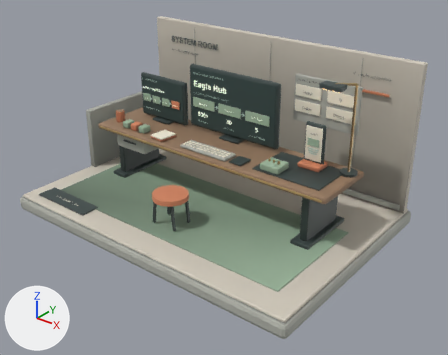
Renders of the glTF model models/system-room.glb from each side of a commit.
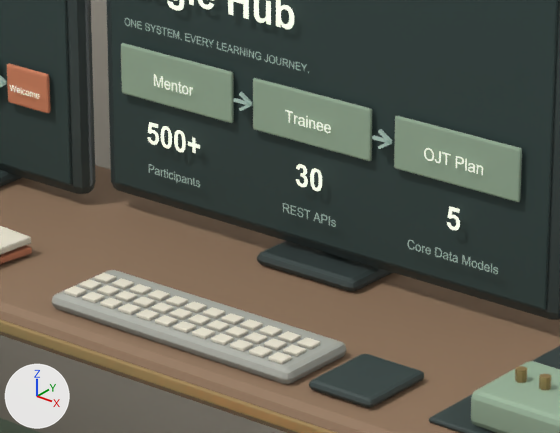
The first picture shows the older version from a camera (50 mm lens) standing at (8.63, -10.3, 7.19) and looking at (0.47, -0.1, 0.86). The close-ups show the older and then the newer version on the part from 38% to 62% of the width and 25% to 48% of the height of that picture. Only the edits that show in the close-ups are written down. The lights are fixed; the arrows at lower left show +X, +Y and +Z. Where no turn or scale is listed for an object, it has been applied to the vertices. Vertices at exactly the same position are counted once.

The scene before the commit, as lines of its bpy script (objects in view):
```python
me_eagle_eyebrow_001 = bpy.data.meshes.new('Eagle_Eyebrow.001')
me_eagle_eyebrow_001.from_pydata(...)  # 4167 vertices, 4073 faces; spans x -1.08..1.08, y -0.01..0.01, z -0.63..0.63
me_eagle_eyebrow_001.materials.append(mat_09_ui_muted)
me_eagle_title_001 = bpy.data.meshes.new('Eagle_Title.001')
me_eagle_title_001.from_pydata(...)  # 1957 vertices, 1915 faces; spans x -1.03..1.03, y -0.01..0.01, z -0.44..0.44
me_eagle_title_001.materials.append(mat_10_ui_light)
me_立方体_055 = bpy.data.meshes.new('立方体.055')
me_立方体_055.from_pydata(...)  # 100 vertices, 192 faces; spans x -3.92..3.92, y -2.67..2.67, z -1.83..1.83
me_立方体_055.materials.append(mat_01_plaster)
ob_01_architecture__01_plaster = bpy.data.objects.new('01_Architecture__01_Plaster', me_立方体_055)
ob_01_architecture__01_plaster.location = (0.0, 0.0, 1.79)
ob_03_eagle_hub__09_ui_muted = bpy.data.objects.new('03_Eagle_Hub__09_UI_Muted', me_eagle_eyebrow_001)
ob_03_eagle_hub__09_ui_muted.location = (-0.004, 0.662, 2.313)
ob_03_eagle_hub__10_ui_light = bpy.data.objects.new('03_Eagle_Hub__10_UI_Light', me_eagle_title_001)
ob_03_eagle_hub__10_ui_light.location = (-0.043, 0.659, 2.289)
# also in view: '03_Eagle_Hub__08_Screen_Ink' at (0.05, 0.71, 2.3); '05_Build_Prototype__03_Graphite' at (2.26, 0.41, 2.3); '03_Eagle_Hub__03_Graphite' at (0.05, 0.31, 2.26); '04_Automation__05_Terracotta' at (-1.93, 0.13, 1.76); '02_Furniture__11_Brass' at (0.0, -0.53, 1.35)
```
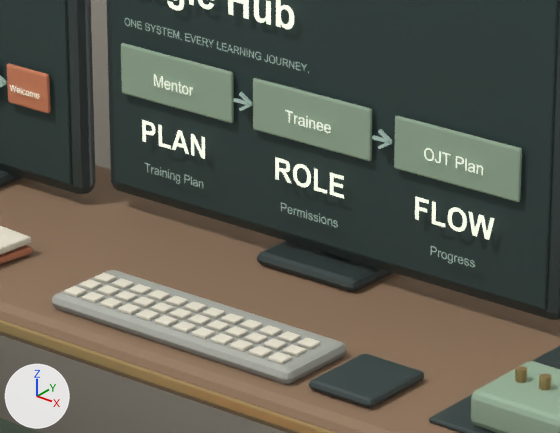
Where the newer file only moved an object's origin or applied its transform, the numbers keep the older frame.

Boxes (x1, y1, x2, y2) around the edits, measured in the close-ups (560 x 433 px; the box of a moved part takes in the faces that stretch with it):
'03_Eagle_Hub__10_UI_Light', reshaped: before (147, 0, 483, 230); after (142, 0, 494, 240)
'03_Eagle_Hub__09_UI_Muted', reshaped (6% narrower): before (125, 18, 498, 274); after (125, 18, 475, 267)
part 1 of me_eagle_eyebrow_001, deleted: before (408, 240, 498, 274)
part 2 of me_eagle_eyebrow_001, reshaped: before (283, 203, 336, 227); after (281, 202, 338, 227)
part 3 of me_eagle_eyebrow_001, moved or reshaped: before (149, 164, 200, 187); after (145, 163, 203, 188)
part 4 of me_eagle_eyebrow_001, moved or reshaped: before (425, 247, 477, 268); after (431, 246, 475, 267)
part 5 of me_eagle_title_001, added: after (330, 173, 344, 199)
part 6 of me_eagle_title_001, added: after (468, 211, 494, 240)
part 7 of me_eagle_title_001, reshaped: before (147, 88, 200, 153); after (142, 88, 205, 159)
part 8 of me_eagle_title_001, moved or reshaped: before (296, 116, 327, 191); after (275, 130, 327, 194)
part 9 of me_eagle_title_001, moved or reshaped: before (447, 171, 475, 230); after (415, 171, 474, 232)

Patch to the scene script:
```diff
--- a/models/system-room.glb.py
+++ b/models/system-room.glb.py
@@ me_eagle_eyebrow_001 @@
 # used by ob_03_eagle_hub__09_ui_muted; location = (-0.004, 0.662, 2.313)
-me_eagle_eyebrow_001.from_pydata(...)  # 4167 vertices, 4073 faces; spans x -1.08..1.08, y -0.01..0.01, z -0.63..0.63
+me_eagle_eyebrow_001.from_pydata(...)  # 3945 vertices, 3845 faces; spans x -1.08..0.96, y -0.01..0.01, z -0.63..0.63
+# me_eagle_eyebrow_001 part 1: 7 loose pieces with 458 vertices, spanning x 0.59..1.08, y 0.0, z -0.61..-0.57, are deleted
+# me_eagle_eyebrow_001 part 2: 78 vertices moved from x -0.13..0.18, y 0.0, z -0.61..-0.57 to x -0.13..0.19, y 0.0, z -0.61..-0.57; 207 vertices removed from x -0.12..0.18, y 0.0, z -0.61..-0.57; 519 vertices added at x -0.14..0.19, y 0.0, z -0.61..-0.57
+# me_eagle_eyebrow_001 part 3: 77 vertices moved within x -0.93..-0.63, y 0.0, z -0.61..-0.57; 428 vertices removed from x -0.94..-0.63, y 0.0, z -0.61..-0.57; 279 vertices added at x -0.97..-0.61, y 0.0, z -0.63..-0.57
+# me_eagle_eyebrow_001 part 4: 63 vertices moved from x 0.76..0.97, y 0.0, z -0.61..-0.58 to x 0.76..0.96, y 0.0, z -0.61..-0.58; 309 vertices removed from x 0.69..0.97, y 0.0, z -0.61..-0.57; 378 vertices added at x 0.71..0.96, y 0.0, z -0.63..-0.57
+# other edits to the shape of me_eagle_eyebrow_001 do not show in these pictures
 me_eagle_eyebrow_001.materials.append(mat_09_ui_muted)
@@ me_eagle_title_001 @@
 # used by ob_03_eagle_hub__10_ui_light; location = (-0.043, 0.659, 2.289)
-me_eagle_title_001.from_pydata(...)  # 1957 vertices, 1915 faces; spans x -1.03..1.03, y -0.01..0.01, z -0.44..0.44
+me_eagle_title_001.from_pydata(...)  # 1829 vertices, 1781 faces; spans x -1.03..1.09, y -0.01..0.01, z -0.44..0.44
+# me_eagle_title_001 part 5: the loose piece of 12 vertices spanning x -1.03..-0.92, y 0.01, z 0.29..0.44 is copied, and the copy is scaled about its middle by (0.717, 0.709, 0.717), then moved by (1.2, -0.01, -0.75); it spans x 0.18..0.26, y 0.0, z -0.44..-0.33
+# me_eagle_title_001 part 6: a new loose piece of 13 vertices spanning x 0.95..1.09, y 0.0, z -0.44..-0.33, in mat_10_ui_light
+# me_eagle_title_001 part 7: 30 vertices moved from x -0.87..-0.58, y -0.01..0.0, z -0.42..-0.11 to x -0.94..-0.58, y -0.01..0.0, z -0.44..-0.11; 197 vertices removed from x -0.91..-0.58, y -0.01..0.0, z -0.44..-0.11; 49 vertices added at x -0.94..-0.55, y -0.01..0.0, z -0.44..-0.11
+# me_eagle_title_001 part 8: 19 vertices moved from x -0.01..0.17, y -0.01..0.0, z -0.43..-0.1 to x -0.09..0.17, y -0.01..0.0, z -0.44..-0.1; 139 vertices removed from x -0.01..0.18, y -0.01..0.0, z -0.44..-0.1; 109 vertices added at x -0.13..0.17, y -0.01..0.0, z -0.44..-0.1
+# me_eagle_title_001 part 9: 8 vertices moved within x 0.79..0.98, y -0.01..0.0, z -0.44..-0.14; 49 vertices removed from x 0.8..0.97, y -0.01..0.0, z -0.44..-0.14; 74 vertices added at x 0.66..0.98, y -0.01..0.0, z -0.44..-0.14
 me_eagle_title_001.materials.append(mat_10_ui_light)
```
